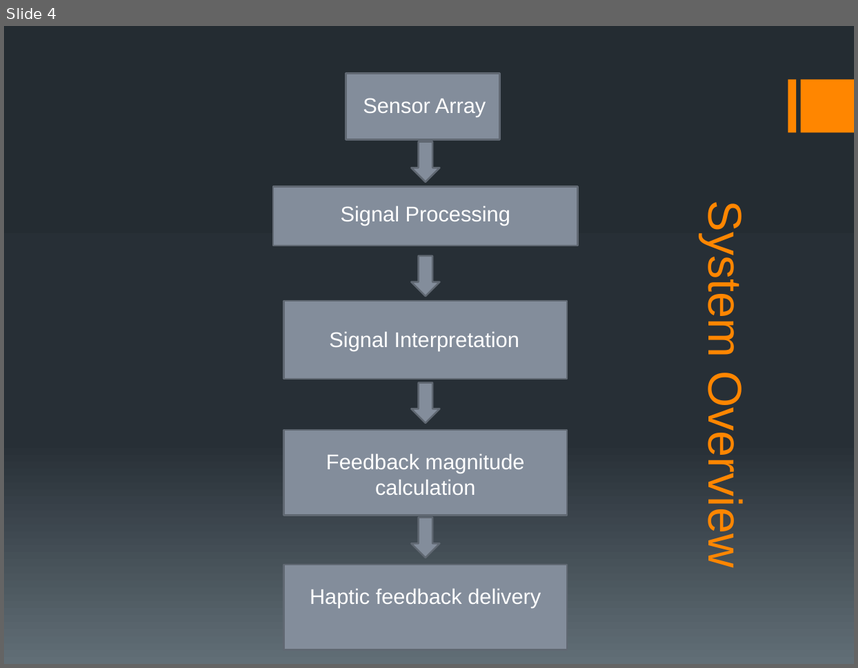
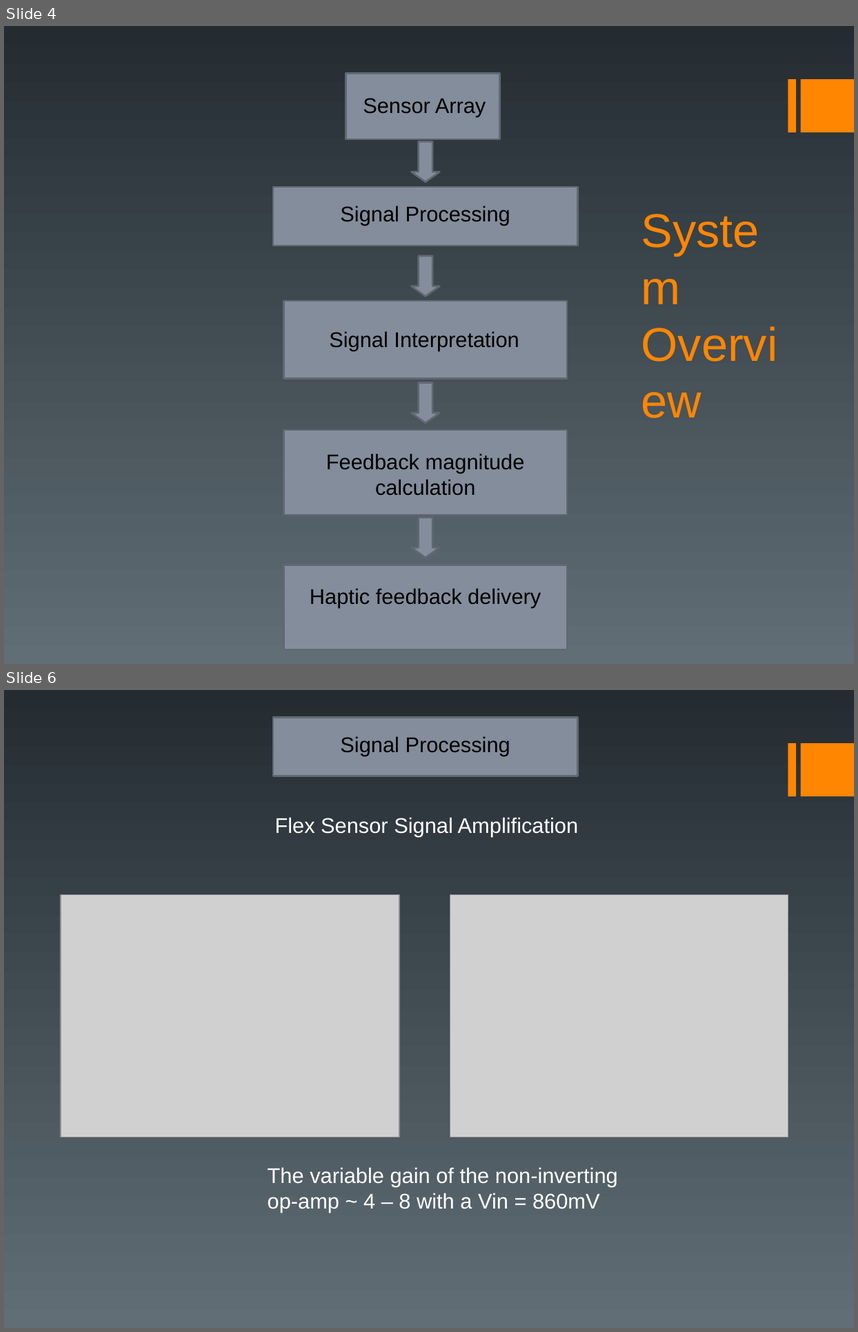
Before and after one commit to czod/HapticGlove, a slide deck: Docs/Final Project.pptx. Shown one above the other, each under a label of ours: slide 4 before the commit, slides 4 and 6 after it; the slides between them are not shown. The pictures are 858x668 and 858x1332 pixels, drawn with LibreOffice and Linux fonts; fonts in the diff are those of the drawing; grey boxes stand for pictures. Boxes give left, top, right and bottom in pixels: in the first picture for what was removed or moved away, otherwise in the second. Text is boxed around its words. In the diff, an @@ line names an element or a change of style, - is before the commit and + after.

```diff
--- a/Docs/Final Project.pptx
+++ b/Docs/Final Project.pptx
@@ slide 6 added at (x1=4, y1=690, x2=854, y2=1328), background gradient #242C32 to #616E76; not listed: 2 template elements that a slide beside it also shows @@
@@ rectangle added at (x1=274, y1=717, x2=578, y2=776), fill #838D9B, outline #606872 1.5 pt @@
@@ text added at (x1=340, y1=736, x2=510, y2=756), 18 pt, text #000000 @@
+Signal Processing
@@ text added at (x1=275, y1=817, x2=579, y2=836), 18 pt, text #FFFFFF @@
+Flex Sensor Signal Amplification
@@ picture added at (x1=61, y1=894, x2=400, y2=1136) @@
@@ picture added at (x1=450, y1=894, x2=789, y2=1136) @@
@@ text added at (x1=268, y1=1167, x2=618, y2=1212), 18 pt, text #FFFFFF @@
+The variable gain of the non-inverting
+op-amp ~ 4 – 8 with a Vin = 860mV
@@ slide 4 changed as well @@
@@ background gradient #242C33 to #273037 to #636D76 to gradient #242C32 to #616E76 @@
@@ text colour #FFFFFF to #000000 in 5 elements at (x1=310, y1=588, x2=541, y2=608), (x1=340, y1=205, x2=510, y2=225), (x1=329, y1=331, x2=519, y2=351), (x1=326, y1=453, x2=525, y2=495), (x1=363, y1=98, x2=486, y2=117) @@
@@ text "System Overview" moved from (x1=699, y1=216, x2=751, y2=561) to (x1=633, y1=196, x2=803, y2=612) @@
@@ text "System Overview" at (x1=633, y1=196, x2=803, y2=612): vertical alignment bottom to top @@
@@ outline #616873 1.5 pt to #606872 1.5 pt in 5 elements at (x1=346, y1=74, x2=499, y2=140), (x1=274, y1=187, x2=578, y2=245), (x1=283, y1=430, x2=567, y2=515), (x1=283, y1=564, x2=567, y2=649), (x1=283, y1=301, x2=567, y2=378) @@
@@ outline #616873 1.5 pt to #606872 1.5 pt; proportions changed in 4 elements at (x1=411, y1=142, x2=439, y2=181), (x1=411, y1=256, x2=439, y2=296), (x1=411, y1=382, x2=439, y2=422), (x1=411, y1=517, x2=439, y2=557) @@
```
Also in this commit, not shown: 10 other slides changed, 1 other slide added, 3 slides removed, 1 other file.
